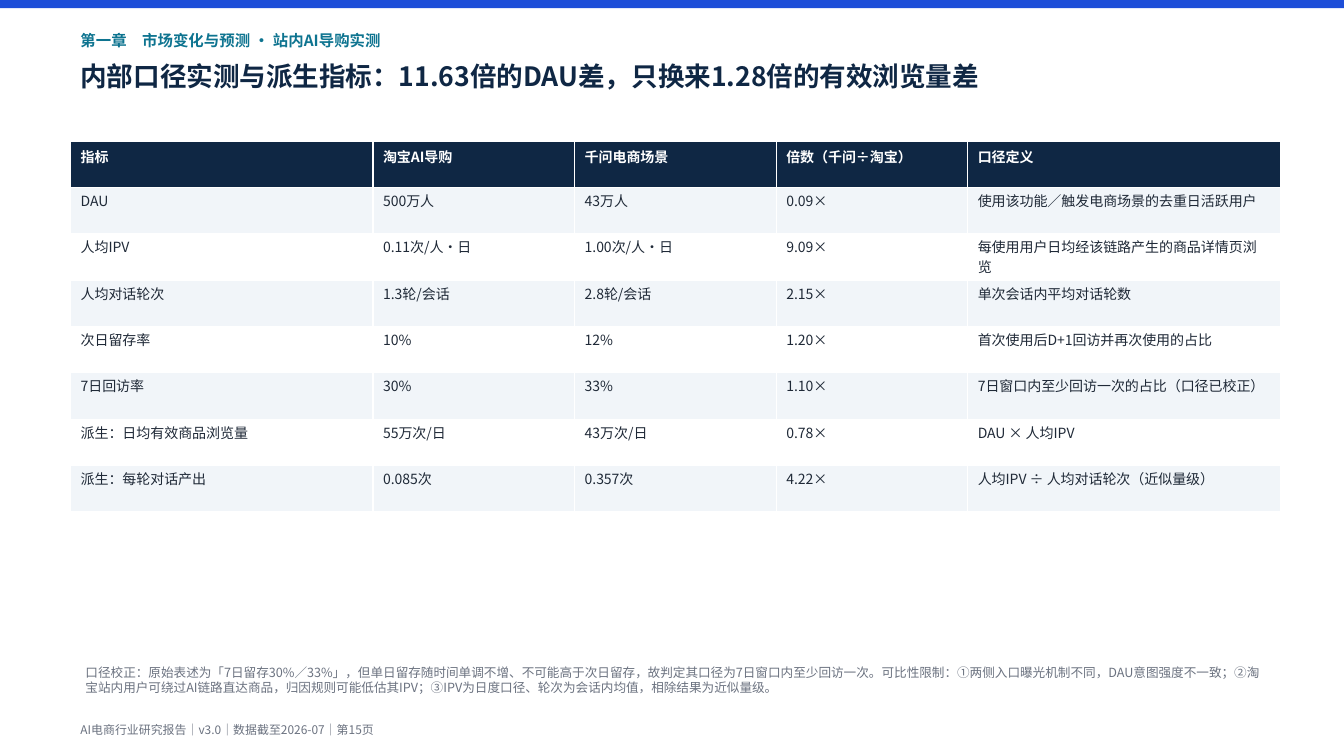
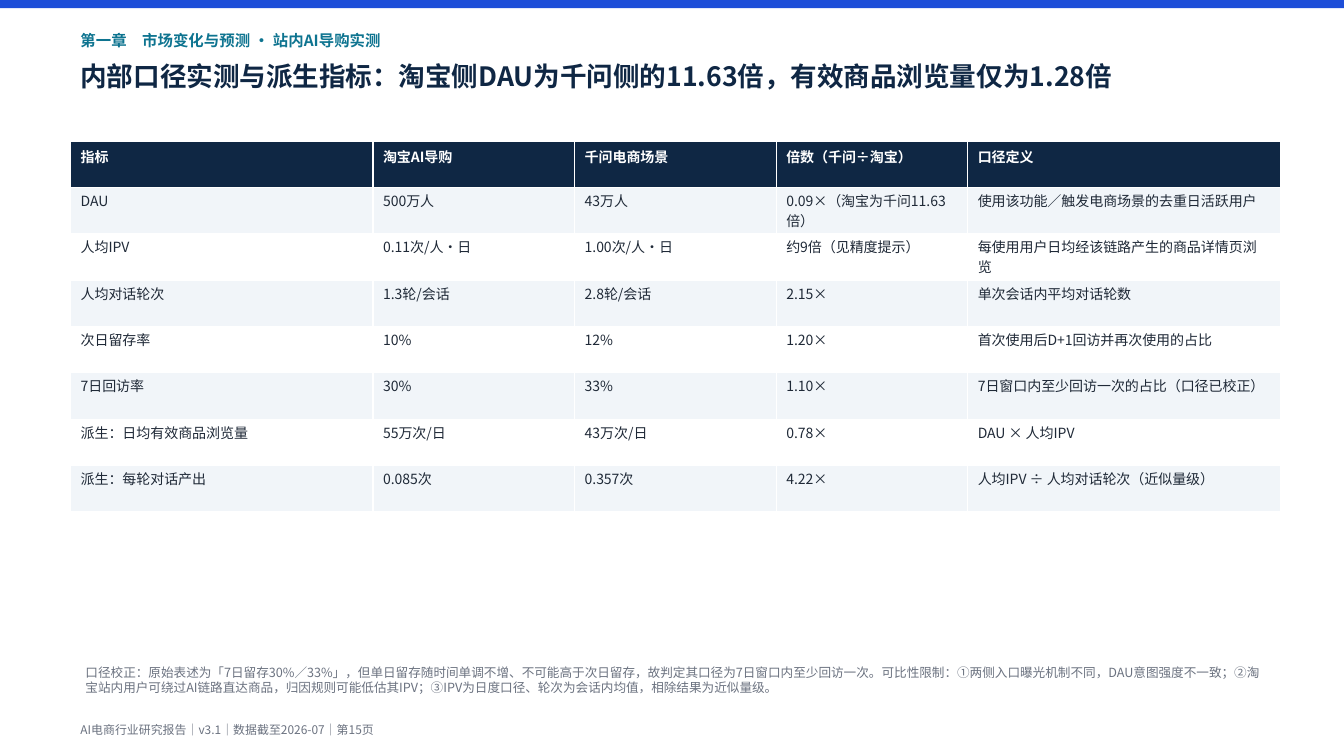
Before and after one commit to breeze2623-create/Aicommerce, a slide deck: slide 15 of report/AI电商行业研究报告.pptx. Drawn at 1344x756 pixels with LibreOffice and Linux fonts; fonts in the diff are those of the drawing. Boxes give left, top, right and bottom in pixels: in the first picture for what was removed or moved away, otherwise in the second. Text is boxed around its words. In the diff, an @@ line names an element or a change of style, - is before the commit and + after.

```diff
--- a/report/AI电商行业研究报告.pptx
+++ b/report/AI电商行业研究报告.pptx
@@ text at (80,63,1111,90): text changed @@
-内部口径实测与派生指标：11.63倍的DAU差，只换来1.28倍的有效浏览量差
+内部口径实测与派生指标：淘宝侧DAU为千问侧的11.63倍，有效商品浏览量仅为1.28倍
@@ table at (71,141,1280,512) @@
-row 2, column 4: 0.09×
+row 2, column 4: 0.09×（淘宝为千问11.63倍）
-row 3, column 4: 9.09×
+row 3, column 4: 约9倍（见精度提示）
@@ text at (80,724,373,735): text changed @@
-AI电商行业研究报告｜v3.0｜数据截至2026-07｜第15页
+AI电商行业研究报告｜v3.1｜数据截至2026-07｜第15页
```
Also in this commit, not shown: 33 other slides changed, 2 slides added, 19 other files.
